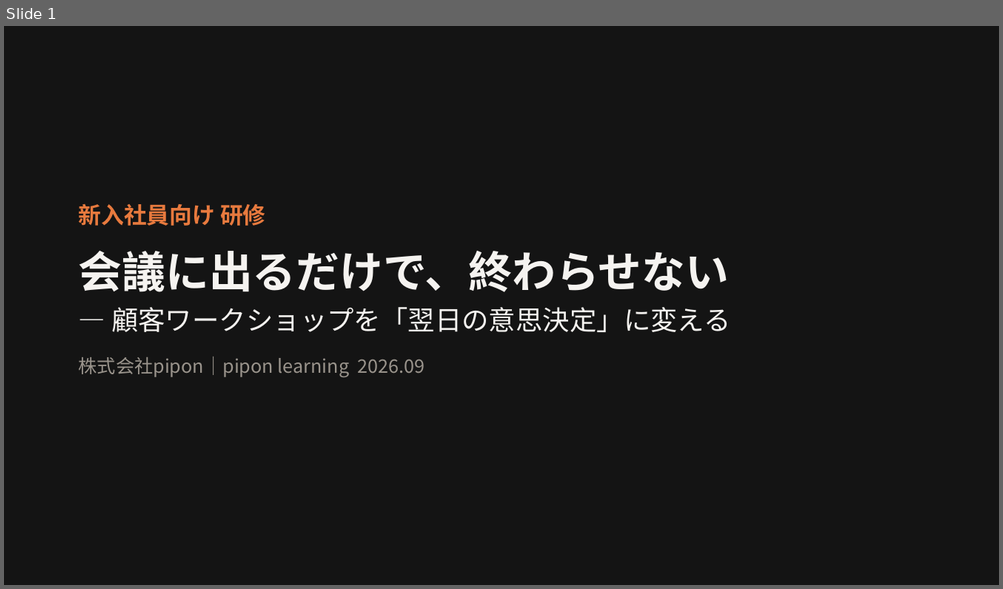
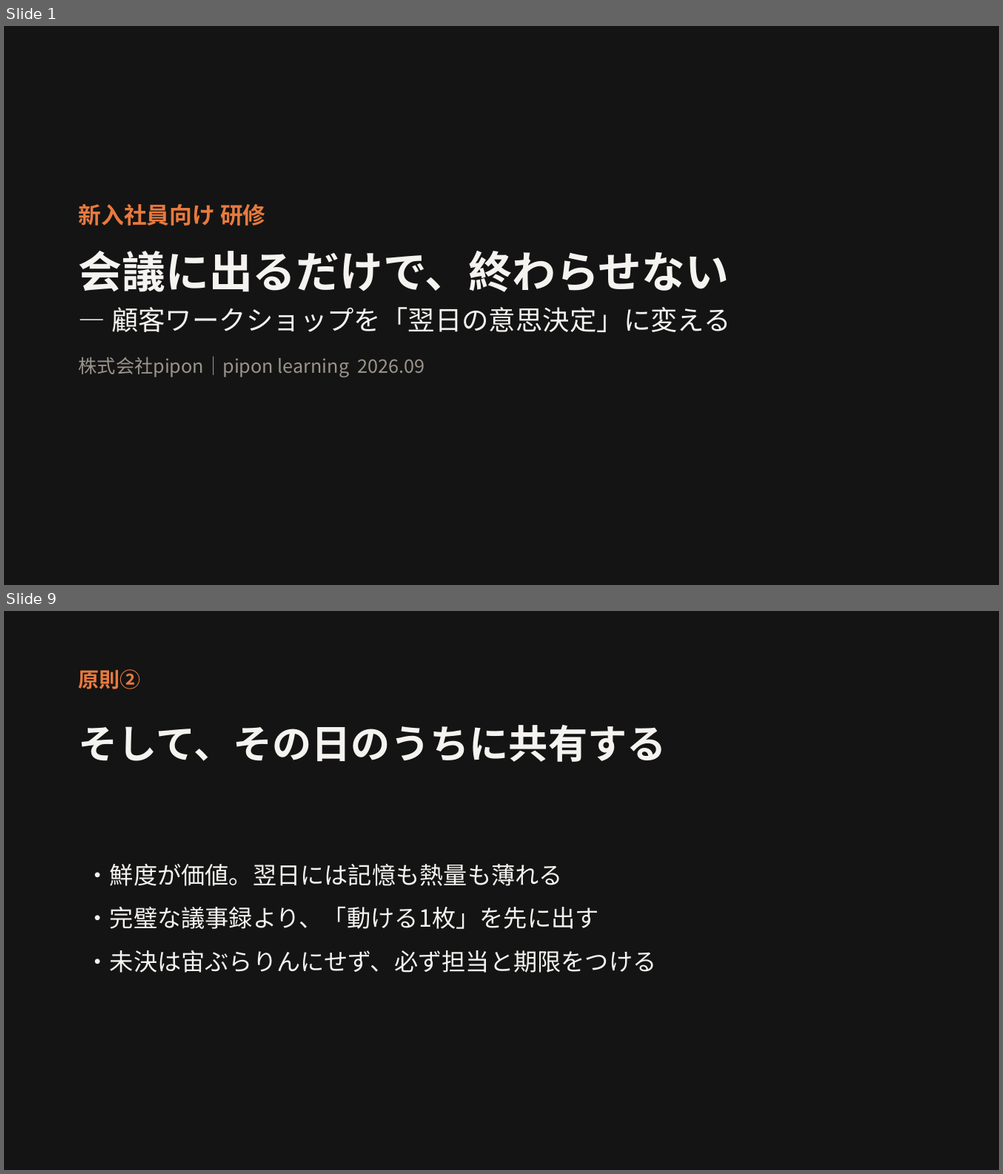
Before and after one commit to pi-poninc/e-learinging, a slide deck: content/02-workshop/slides.pptx. Shown one above the other, each under a label of ours: slide 1 before the commit, slides 1 and 9 after it; the slides between them are not shown. The pictures are 1003x589 and 1003x1174 pixels, drawn with LibreOffice and Linux fonts; fonts in the diff are those of the drawing. Boxes give left, top, right and bottom in pixels: in the first picture for what was removed or moved away, otherwise in the second. Text is boxed around its words. In the diff, an @@ line names an element or a change of style, - is before the commit and + after.

```diff
--- a/content/02-workshop/slides.pptx
+++ b/content/02-workshop/slides.pptx
@@ slide 9 added at <box>4,611,999,1170</box>, background #FFFFFF @@
@@ rectangle added at <box>4,611,999,1170</box>, fill #141414 @@
@@ text added at <box>79,669,141,689</box>, 20 pt, text #E87A3E, bold @@
+原則②
@@ text added at <box>79,725,666,762</box>, 38 pt, text #F5F3F0, bold @@
+そして、その日のうちに共有する
@@ text added at <box>86,864,657,973</box>, 23 pt, text #F5F3F0 @@
+・鮮度が価値。翌日には記憶も熱量も薄れる
+・完璧な議事録より、「動ける1枚」を先に出す
+・未決は宙ぶらりんにせず、必ず担当と期限をつける
```
Also in this commit, not shown: 5 slides changed, 5 other slides added, 2 other files.
